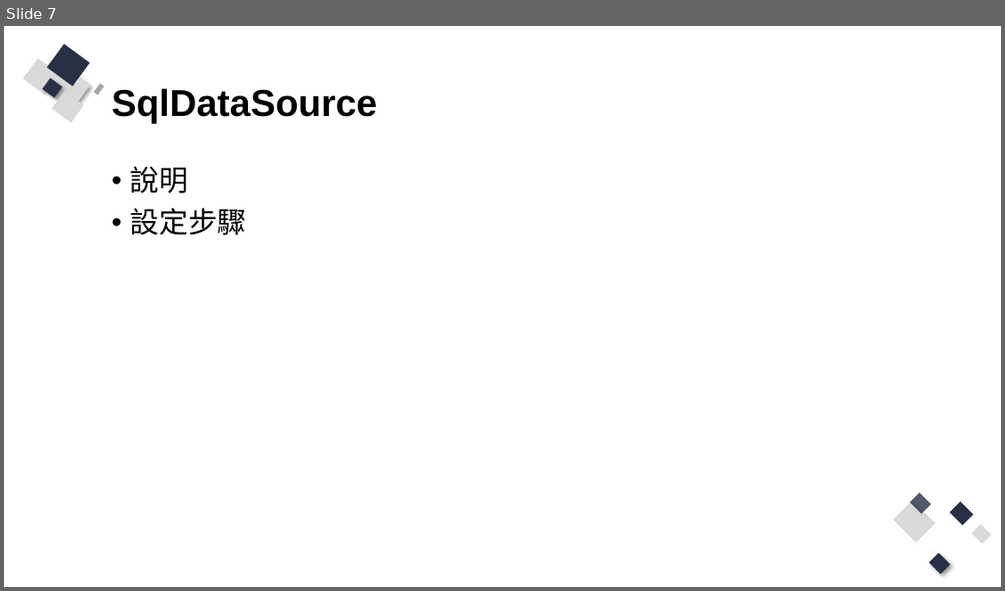
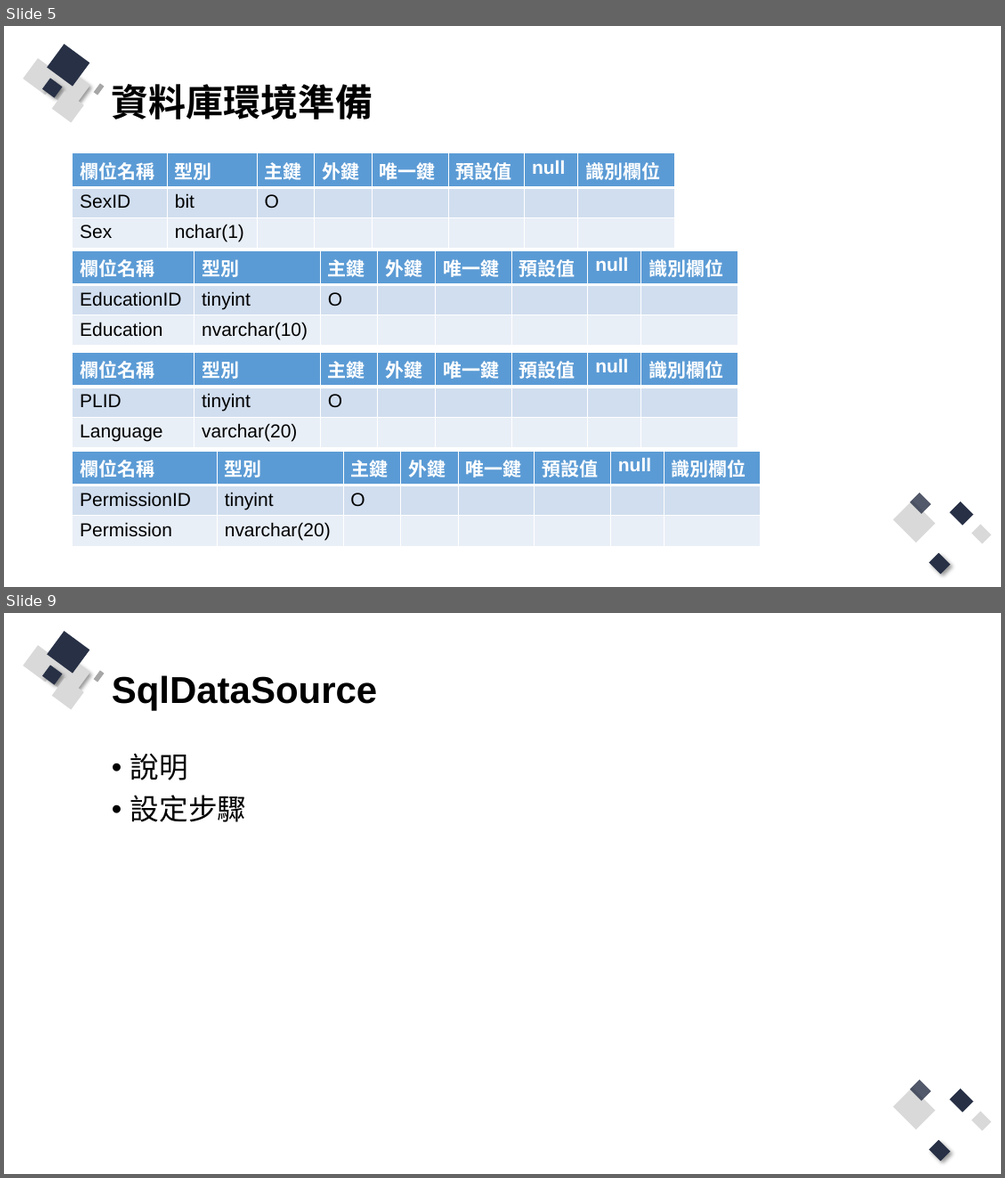
Before and after one commit to Q81JIAXIONG/-, a slide deck: 投影片/3..pptx. Shown one above the other, each under a label of ours: slide 7 before the commit, slides 5 and 9 after it; the slides between them are not shown. The pictures are 1005x591 and 1005x1178 pixels, drawn with LibreOffice and Linux fonts; fonts in the diff are those of the drawing. Boxes give left, top, right and bottom in pixels: in the first picture for what was removed or moved away, otherwise in the second. Text is boxed around its words. In the diff, an @@ line names an element or a change of style, - is before the commit and + after.

Commit message:
準備第3周sqldatasource範例

```diff
--- a/投影片/3..pptx
+++ b/投影片/3..pptx
@@ slide 5 added at (4,26,1001,587), background #FFFFFF; not listed: 13 template elements that a slide beside it also shows @@
@@ title added at (112,84,373,119), 36 pt, text #000000, bold @@
+資料庫環境準備
@@ table added at (72,153,674,246), 3 rows, 8 columns @@
+欄位名稱 | 型別 | 主鍵 | 外鍵 | 唯一鍵 | 預設值 | null | 識別欄位
+SexID | bit | O |  |  |  |  | 
+Sex | nchar(1) |  |  |  |  |  | 
@@ table added at (72,250,737,382), 3 rows, 8 columns @@
+欄位名稱 | 型別 | 主鍵 | 外鍵 | 唯一鍵 | 預設值 | null | 識別欄位
+EducationID | tinyint | O |  |  |  |  | 
+Education | nvarchar(10) |  |  |  |  |  | 
@@ table added at (72,352,737,481), 3 rows, 8 columns @@
+欄位名稱 | 型別 | 主鍵 | 外鍵 | 唯一鍵 | 預設值 | null | 識別欄位
+PLID | tinyint | O |  |  |  |  | 
+Language | varchar(20) |  |  |  |  |  | 
@@ table added at (72,451,760,543), 3 rows, 8 columns @@
+欄位名稱 | 型別 | 主鍵 | 外鍵 | 唯一鍵 | 預設值 | null | 識別欄位
+PermissionID | tinyint | O |  |  |  |  | 
+Permission | nvarchar(20) |  |  |  |  |  | 
@@ what was slide 7 is now slide 9 @@
```
Also in this commit, not shown: 4 slides changed, 24 other slides added, 2 slides removed, 12 other files.
